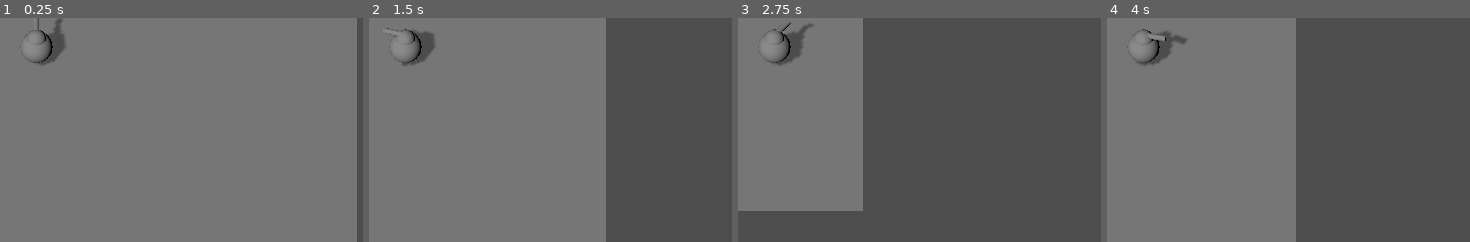
Above: before the commit, frames 1-4 (left to right).
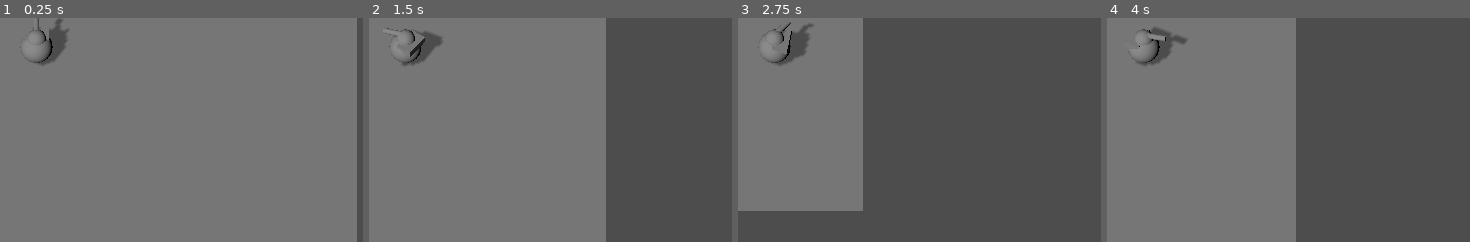
Above: after the commit, the same moments.

Repository: runeteamop/Teamop-Godot-Game
Game: Godot game, scene res://test scenes/runes test.tscn
Two runs of this game, one before a commit and one after it. Both use one fixed random seed, a clock stepped at 60 frames per second and the inputs below. The project has no main scene, so this scene is started directly.
Inputs (mouse positions are % of the whole screen's width and height, from its top left):
- Up to frame 1 (0.25 s): no input
- Up to frame 2 (1.5 s): tap Enter (ui_accept) at 0.5, 0.77 s; move the mouse to (79, 45) at 0.52 s; hold D (Right) 0.53-1.28 s; move the mouse to (33, 55) at 1.27 s; hold S (Down) from 1.28 s (still down)
- Up to frame 3 (2.75 s): tap Enter (ui_accept) at 1.52 s; move the mouse to (66, 28) at 2.02 s; release S (Down) at 2.03 s; hold D (Right) from 2.03 s (still down)
- Up to frame 4 (4 s): move the mouse to (50, 70) at 2.77 s; release D (Right) at 2.78 s; hold W (Up) 2.78-3.53 s; tap Enter (ui_accept) at 3.02, 3.77 s; move the mouse to (88, 65) at 3.52 s; hold A (Left) from 3.53 s (still down)
The pictures show only the part of the screen within x 50-100%, y 49-99%; the shares and areas given below are measured in that part.

The runs differ from the first frame. In frame 1, less than 0.1% of the frame differs, in the area x 7-19%, y 4-11%; in frame 2, 0.3%, in the area x 5-21%, y 5-18%; in frame 3, 0.3%; in frame 4, less than 0.1%.

Commit message:
implemented slow player rotation towards the direction that you are moving

Diff:
--- a/team-op-game/scenes/player.gd
+++ b/team-op-game/scenes/player.gd
@@ -6,16 +6,21 @@
 
 @onready var turret = $Turret
 @onready var camera = $Camera
+@onready var body = $Body
 
 func _physics_process(delta: float) -> void:
-	var input_dir := Input.get_vector("Left", "Right", "Up", "Down")
-	var direction := (transform.basis * Vector3(input_dir.x, 0, input_dir.y)).normalized()
+	var input_dir:= Input.get_vector("Left", "Right", "Up", "Down")
+	var direction: Vector3 = (transform.basis * Vector3(input_dir.x, 0, input_dir.y)).normalized()
 	if direction:
 		velocity.x = direction.x * SPEED
 		velocity.z = direction.z * SPEED
 	else:
-		velocity.x = move_toward(velocity.x, 0, SPEED)
-		velocity.z = move_toward(velocity.z, 0, SPEED)
+		velocity.x = move_toward(velocity.x, 0, 0.5)
+		velocity.z = move_toward(velocity.z, 0, 0.5)
+
+	if velocity.length() > 0:
+		var facing_dir = atan2(-velocity.x, -velocity.z)
+		body.rotation.y = lerp_angle(body.rotation.y, facing_dir, 0.05)
 
 	move_and_slide()
 
@@ -31,5 +36,5 @@
 
 	var current_trans = turret_transform
 	var target_trans = current_trans.looking_at(mouse_pos_on_plane, Vector3.UP)
-	var new_basis = current_trans.basis.slerp(target_trans.basis, rotation_speed * delta)
-	return(new_basis)
+
+	return(current_trans.basis.slerp(target_trans.basis, rotation_speed * delta))
--- a/team-op-game/scenes/player.tscn
+++ b/team-op-game/scenes/player.tscn
@@ -2,14 +2,13 @@
 
 [ext_resource type="Script" uid="uid://cd4uvc046lbo0" path="res://scenes/player.gd" id="1_g2els"]
 [ext_resource type="PackedScene" uid="uid://do2r14ve4hl7y" path="res://scenes/camera.tscn" id="2_qhqgy"]
+[ext_resource type="PackedScene" uid="uid://cnh2cpb2r350u" path="res://turret.tscn" id="3_qhqgy"]
 
 [sub_resource type="BoxShape3D" id="BoxShape3D_dqkch"]
 
 [sub_resource type="SphereMesh" id="SphereMesh_g2els"]
 
-[sub_resource type="SphereMesh" id="SphereMesh_qhqgy"]
-
-[sub_resource type="CylinderMesh" id="CylinderMesh_dqkch"]
+[sub_resource type="BoxMesh" id="BoxMesh_g2els"]
 
 [node name="Player" type="CharacterBody3D" unique_id=982876763]
 script = ExtResource("1_g2els")
@@ -17,9 +16,14 @@
 [node name="CollisionShape3D" type="CollisionShape3D" parent="." unique_id=956873532]
 shape = SubResource("BoxShape3D_dqkch")
 
-[node name="MeshInstance3D" type="MeshInstance3D" parent="." unique_id=1611064985]
+[node name="Body" type="MeshInstance3D" parent="." unique_id=1611064985]
 cast_shadow = 2
 mesh = SubResource("SphereMesh_g2els")
+
+[node name="MeshInstance3D2" type="MeshInstance3D" parent="Body" unique_id=430152046]
+transform = Transform3D(0.8, 0, 0, 0, 0.2, 0, 0, 0, 0.5, 0, 0.29957858, -0.22246614)
+cast_shadow = 2
+mesh = SubResource("BoxMesh_g2els")
 
 [node name="Camera" parent="." unique_id=1261762055 instance=ExtResource("2_qhqgy")]
 transform = Transform3D(1, 0, 0, 0, 0.6619924, 0.7495106, 0, -0.7495106, 0.6619924, 0, 10.911071, 8.5401125)
@@ -28,15 +32,4 @@
 size = 14.0
 far = 100.0
 
-[node name="Turret" type="Marker3D" parent="." unique_id=1614362004]
-transform = Transform3D(1, 0, -1.7682974e-07, 0, 1, 0, 1.7682974e-07, 0, 1, 0, 0, 0)
-
-[node name="MeshInstance3D" type="MeshInstance3D" parent="Turret" unique_id=1851996098]
-transform = Transform3D(-0.59999996, 0, -5.2453665e-08, 0, 0.59999996, 0, 5.2453665e-08, 0, -0.59999996, 0, 0.37374765, 0)
-cast_shadow = 2
-mesh = SubResource("SphereMesh_qhqgy")
-
-[node name="MeshInstance3D" type="MeshInstance3D" parent="Turret/MeshInstance3D" unique_id=882158034]
-transform = Transform3D(0.3, 0, 0, 0, -2.6226832e-08, -0.3, 0, 0.6, -1.3113416e-08, 1.6460213e-08, 0.30623883, 0.5738544)
-cast_shadow = 2
-mesh = SubResource("CylinderMesh_dqkch")
+[node name="Turret" parent="." unique_id=376836790 instance=ExtResource("3_qhqgy")]
--- /dev/null
+++ b/team-op-game/turret.tscn
@@ -0,0 +1,17 @@
+[gd_scene format=3 uid="uid://cnh2cpb2r350u"]
+
+[sub_resource type="SphereMesh" id="SphereMesh_8xk5y"]
+
+[sub_resource type="CylinderMesh" id="CylinderMesh_3oylf"]
+
+[node name="Turret" type="Marker3D" unique_id=376836790]
+
+[node name="MeshInstance3D" type="MeshInstance3D" parent="." unique_id=1428219473]
+transform = Transform3D(-0.59999996, 0, 5.364418e-08, 0, 0.59999996, 0, -5.364418e-08, 0, -0.59999996, 0, 0.37374765, 0)
+cast_shadow = 2
+mesh = SubResource("SphereMesh_8xk5y")
+
+[node name="MeshInstance3D" type="MeshInstance3D" parent="MeshInstance3D" unique_id=1384469863]
+transform = Transform3D(0.3, 0, 0, 0, -2.6226832e-08, -0.3, 0, 0.6, -1.3113416e-08, 1.6460213e-08, 0.30623883, 0.5738544)
+cast_shadow = 2
+mesh = SubResource("CylinderMesh_3oylf")
Empty file added: team-op-game/turret.gd
Not shown, added: team-op-game/turret.gd.uid
